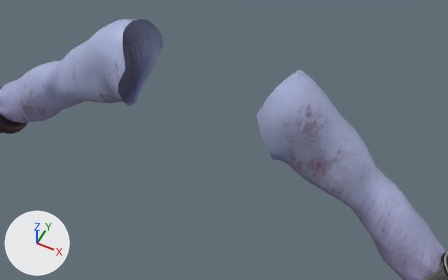
Renders of the FBX model Assets/Art/Animations/Character/Final V3/0 GARAJE/Anim_WakeUp.fbx from each side of a commit.
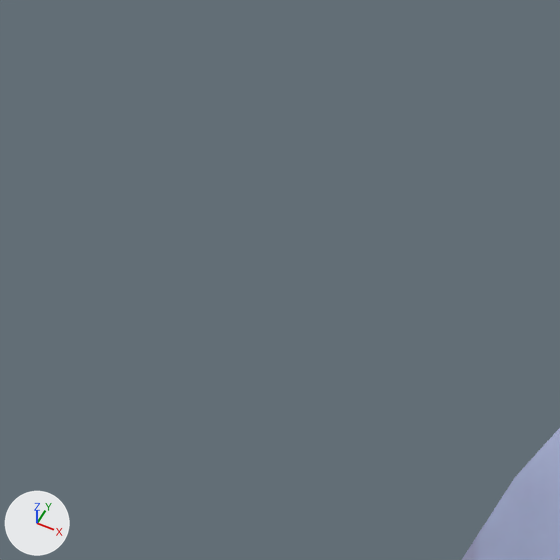
Each version appears first from a camera (50 mm lens) standing at (0.74, -1.291, 2.228) and looking at (0.056, 0.076, 0.519), and next in a close-up on the part from 45% to 61% of the width and 12% to 38% of the height. Lighting does not change. The marker at lower left points along +X, +Y and +Z. Where no turn or scale is listed for an object, it has been applied to the vertices.

The scene before the commit, as lines of its bpy script (objects in view):
```python
me_mesh = bpy.data.meshes.new('Mesh')
me_mesh.from_pydata(...)  # 814 vertices, 772 faces; spans x -0.96..0.96, y -0.11..0.21, z 0.32..0.95
me_mesh.materials.append(mat_sm_characterrig_m_body)  # picture img_t_bc_body_png
ob_sm_characterrig_character_low = bpy.data.objects.new('SM_CharacterRig:character_low', me_mesh)
ob_sm_characterrig_character_low.location = (0.0, 0.0, 0.0)
```
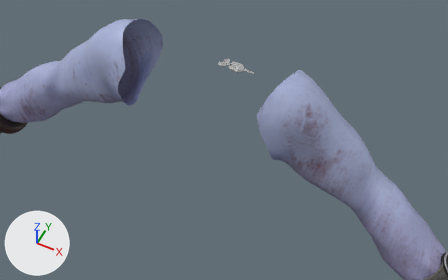
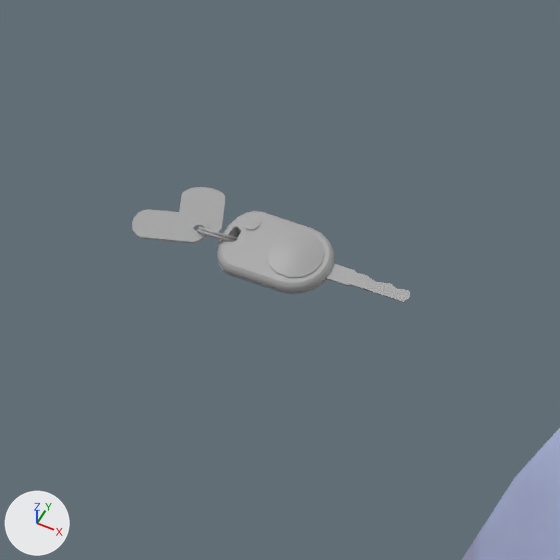
Location of each change, (x1, y1, x2, y2) in pixels of the close-ups (560 x 560 px):
'SM_CharacterRig:CarKey', added
    after: (132, 187, 410, 303)

The edits, one by one:
Material 'SM_CharacterRig:standardSurface2' (mat_sm_characterrig_standardsurface2) is new.
Its base color is (0.4, 0.4, 0.4) (grey #aaaaaa).
Mesh me_mesh_002 is new.
It has 1524 vertices, 1541 faces and spans x -0.0719..0.0719, y 0.2478..0.2985, z 0.6905..0.7072.
It uses material mat_sm_characterrig_standardsurface2 (grey #aaaaaa).
Object 'SM_CharacterRig:CarKey' (ob_sm_characterrig_carkey) is new; it shows me_mesh_002.
Its location is (0.0087, 0.005, 0.0003).
